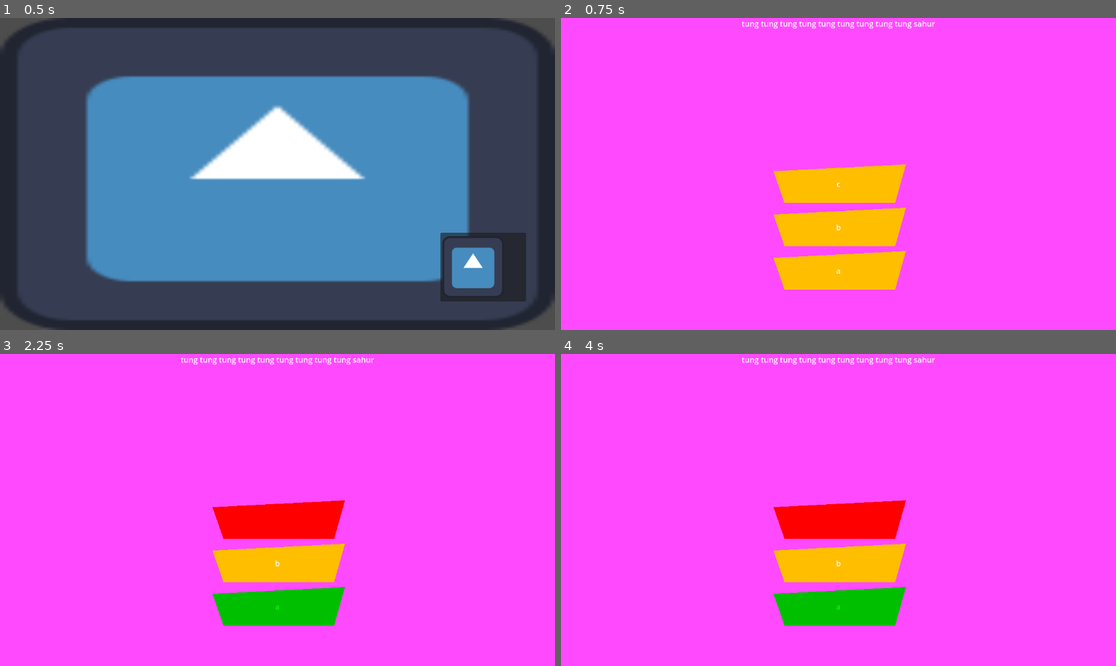
Above: before the commit, frames 1-4 (two rows, left to right).
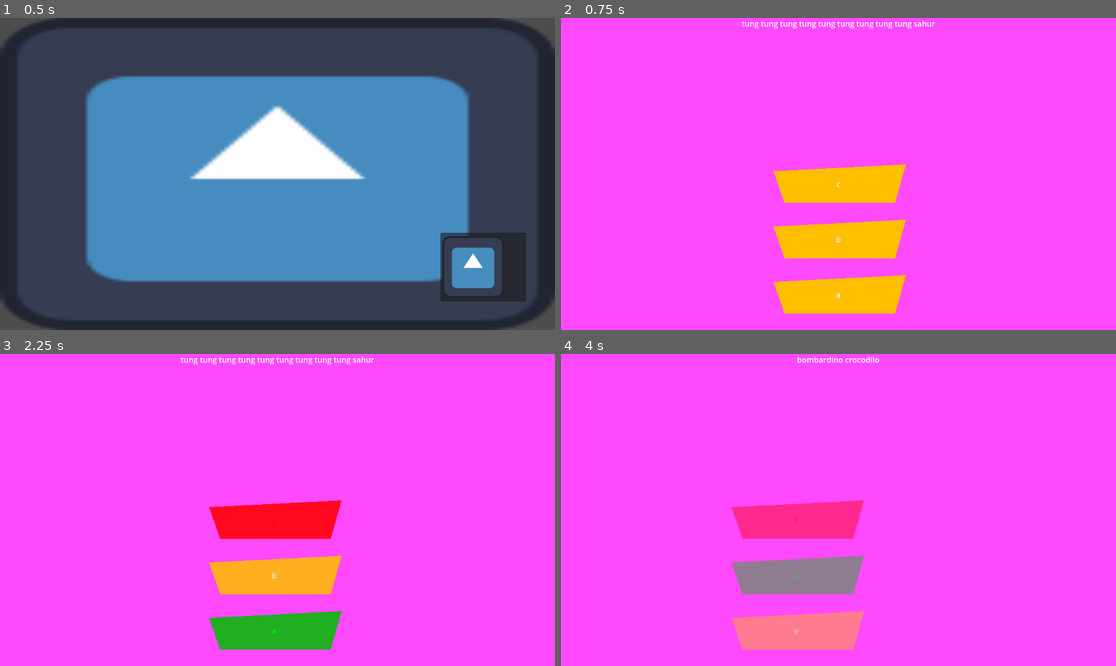
Above: after the commit, the same moments.

Repository: FedericoRigolon/LoSapeviChe
Game: Godot game, scene res://scenes/main.tscn
Same seed, same stepped clock (60 frames per second), same inputs: the game is played once before the commit and once after it. The engine's default icon, where the game draws it, is replaced by a stand-in: a white triangle on a blue panel in a dark square.
Inputs (mouse positions are in pixels of both pictures, inside the frame that each line leads up to):
- Up to frame 1 (0.5 s): no input
- Up to frame 2 (0.75 s): click (1043, 267) at 0.5 s
- Up to frame 3 (2.25 s): click (482, 603) at 1.25 s; click "c" at 2 s
- Up to frame 4 (4 s): click "b" at 2.75 s; click "c" (after the commit: "f") at 3.5 s

Frame 1 is identical in both runs. In frame 2, 5.0% of the frame differs, in the area x 38-63%, y 60-95%; in frame 3, 9.9%; in frame 4, 12%, in the area x 30-68%, y 0-95%.

Commit message:
animations

Diff:
--- a/lo_sapevi_che/scenes/answer.tscn
+++ b/lo_sapevi_che/scenes/answer.tscn
@@ -57,7 +57,6 @@
 offset_bottom = 11.5
 grow_horizontal = 2
 grow_vertical = 2
-text = "hh"
 horizontal_alignment = 1
 
 [node name="AnswerSound" type="AudioStreamPlayer" parent="."]
--- a/lo_sapevi_che/scenes/round.tscn
+++ b/lo_sapevi_che/scenes/round.tscn
@@ -1,6 +1,7 @@
-[gd_scene load_steps=2 format=3 uid="uid://d30qap5ik1mye"]
+[gd_scene load_steps=3 format=3 uid="uid://d30qap5ik1mye"]
 
 [ext_resource type="Script" uid="uid://5kkgy4p5gce0" path="res://scripts/round.gd" id="1_vfk7k"]
+[ext_resource type="Script" uid="uid://ccrhtqd15h0av" path="res://scripts/exit_tween.gd" id="2_xi36r"]
 
 [node name="Round" type="Control"]
 layout_mode = 3
@@ -21,3 +22,10 @@
 grow_horizontal = 2
 grow_vertical = 2
 color = Color(1, 0.286275, 1, 1)
+
+[node name="ExitTween" type="Node" parent="."]
+script = ExtResource("2_xi36r")
+distance = Vector2(550, 0)
+duration = 0.8
+
+[connection signal="animation_done" from="ExitTween" to="." method="_on_exit_tween_animation_done"]
--- /dev/null
+++ b/lo_sapevi_che/scripts/exit_tween.gd
@@ -0,0 +1,23 @@
+extends Node
+
+signal animation_done
+
+@export var distance = Vector2(100, 0)
+@export var duration = 0.4
+var _target_node
+
+func get_target_node():
+	return self._target_node
+
+func set_target_node(target: Node):
+	self._target_node = target
+
+func start():
+	var tween = create_tween()
+	var start_pos = get_target_node().position
+	var end_pos = start_pos - distance
+
+	tween.tween_property(get_target_node(), "position", end_pos, self.duration).set_trans(Tween.TRANS_CUBIC).set_ease(Tween.EASE_IN)
+	tween.parallel()
+	tween.tween_property(get_target_node(), "modulate:a", 0.0, duration).set_trans(Tween.TRANS_SINE).set_ease(Tween.EASE_IN_OUT)
+	tween.connect("finished", func(): self.animation_done.emit())
--- a/lo_sapevi_che/scripts/main.gd
+++ b/lo_sapevi_che/scripts/main.gd
@@ -1,6 +1,4 @@
 extends Node
-
-signal round_finished
 
 func _on_menu_play_pressed() -> void:
 	const ROUNDS = 5
@@ -8,9 +6,6 @@
 	for i in range(ROUNDS):
 		var round = RoundFactory.create_round(i)
 		add_child(round)
-		await round.finished
+		await round.kill_me
 		remove_child(round)
 		round.queue_free()
-
-func _on_round_finished() -> void:
-	self.round_finished.emit()
--- a/lo_sapevi_che/scripts/round.gd
+++ b/lo_sapevi_che/scripts/round.gd
@@ -2,7 +2,7 @@
 
 class_name Round
 
-signal finished
+signal kill_me
 
 static var _round_count: int
 var _question: Question
@@ -38,21 +38,23 @@
 func _display_answers() -> void:
 	var n = _answers.size()
 	for i in range(n):
-		_answers[i].position.y += (_answers[i].size.y + 10) * i
+		_answers[i].position.y += (_answers[i].size.y + 35) * i
 
 func _disconnect_answers() -> void:
 	for answer in self._answers:
 		answer.disconnect_to_parent()
+		#answer.disconnect_click()
 
 func _on_answer_clicked(answer: Answer) -> void:
 	_disconnect_answers()
 	answer.on_answer_chosen()
 	GameLogic.answer_chosen(answer, _question.get_score())
-	await get_tree().create_timer(2.0).timeout
-	_finished()
+	for ans in _answers:
+		$ExitTween.set_target_node(ans)
+		$ExitTween.start()
 
 func _on_wrong_answer() -> void:
 	_answers[GameLogic.get_correct_answer_ix(_answers)].highlight()
 
-func _finished() -> void:
-	self.finished.emit()
+func _on_exit_tween_animation_done() -> void:
+	self.kill_me.emit()
Not shown: 1 places in lo_sapevi_che/scenes/answer.tscn that only renumber resources
